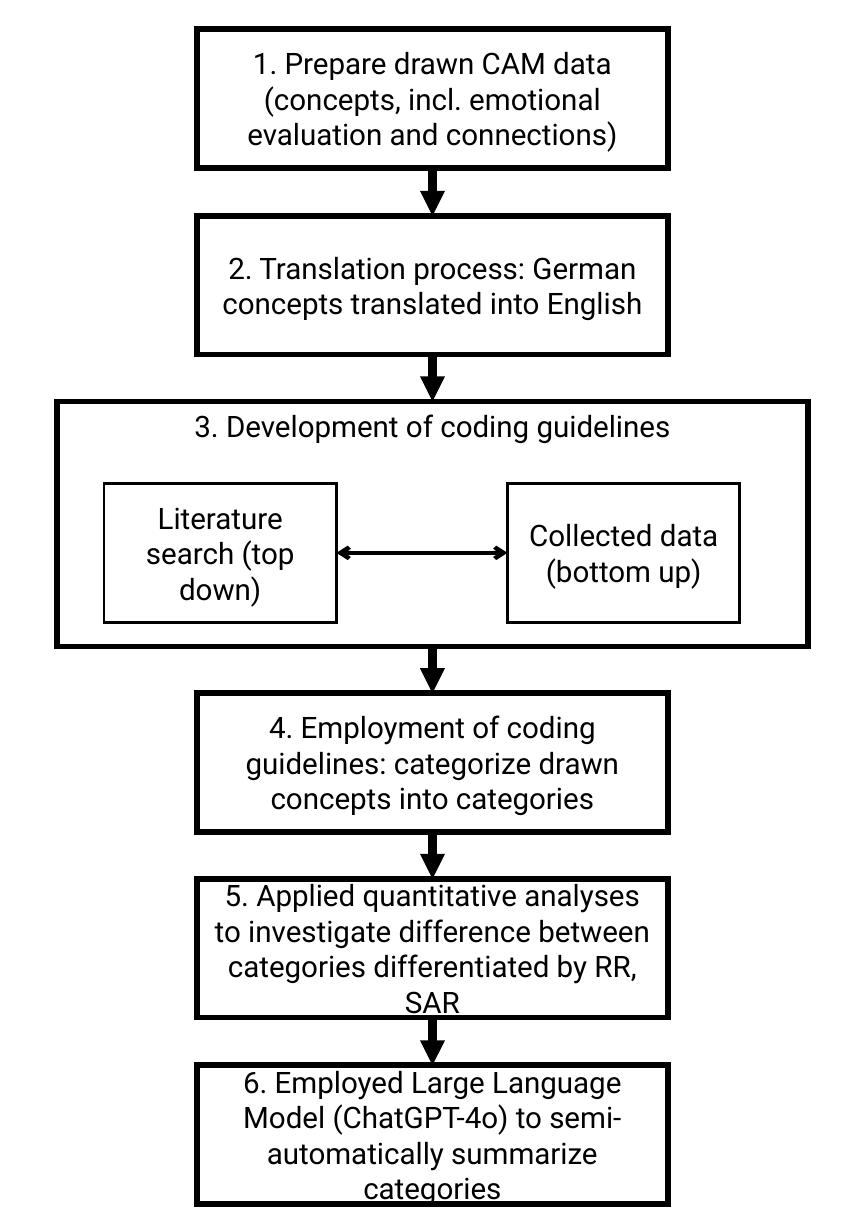
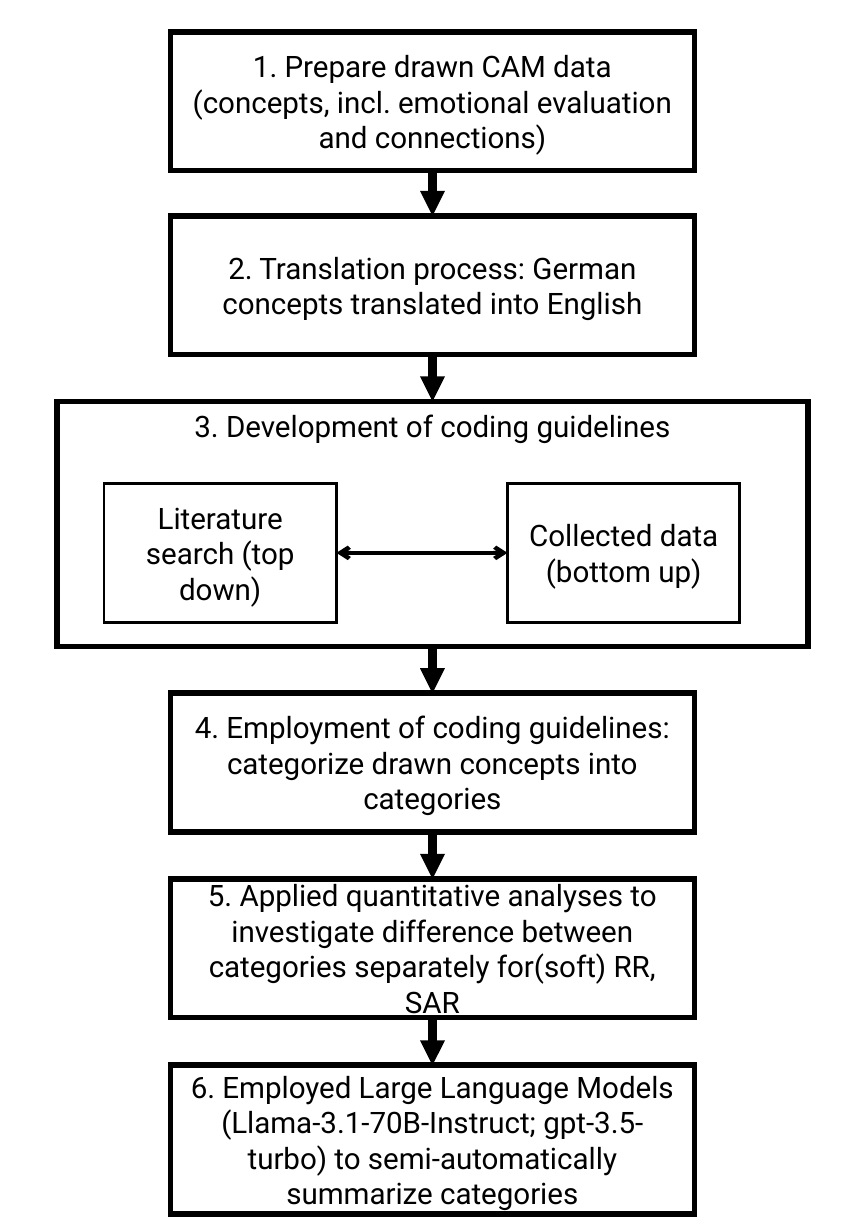
Before and after one commit to FennStatistics/Article_SoftRobotIntervention, a slide deck: slide 1 of Materials/figures manually created/Fig. Overview of data preparation process.pptx. Drawn at 865x1232 pixels with LibreOffice and Linux fonts; fonts in the diff are those of the drawing. Boxes give left, top, right and bottom in pixels: in the first picture for what was removed or moved away, otherwise in the second. Text is boxed around its words. In the diff, an @@ line names an element or a change of style, - is before the commit and + after.

```diff
--- a/Materials/figures manually created/Fig. Overview of data preparation process.pptx
+++ b/Materials/figures manually created/Fig. Overview of data preparation process.pptx
@@ rectangle "1. Prepare drawn CAM data ...": place and size @@
-rectangle "1. Prepare drawn CAM data ..." at [197,29,668,168]
+rectangle "1. Prepare drawn CAM data ..." at [170,32,695,170]
@@ rectangle "2. Translation process: German concepts ...": place and size @@
-rectangle "2. Translation process: German concepts ..." at [197,216,668,354]
+rectangle "2. Translation process: German concepts ..." at [170,216,695,354]
@@ rectangle "4. Employment of coding guidelines: ...": place and size @@
-rectangle "4. Employment of coding guidelines: ..." at [197,693,668,832]
+rectangle "4. Employment of coding guidelines: ..." at [170,693,695,832]
@@ rectangle "5. Applied quantitative analyses to ...": place and size @@
-rectangle "5. Applied quantitative analyses to ..." at [197,878,668,1017]
+rectangle "5. Applied quantitative analyses to ..." at [170,878,695,1017]
@@ text in rectangle at [208,879,656,1020]: text changed @@
-5. Applied quantitative analyses to investigate difference between categories differentiated by RR, SAR
+5. Applied quantitative analyses to investigate difference between categories separately for(soft) RR, SAR
@@ rectangle "6. Employed Large Language Models ...": place and size @@
-rectangle "6. Employed Large Language Models ..." at [197,1065,668,1203]
+rectangle "6. Employed Large Language Models ..." at [170,1065,695,1214]
@@ text in rectangle at [191,1075,673,1212]: text changed @@
-6. Employed Large Language Model (ChatGPT-4o) to semi-automatically summarize categories
+6. Employed Large Language Models (Llama-3.1-70B-Instruct; gpt-3.5-turbo) to semi-automatically summarize categories
```
Also in this commit, not shown: 37 other files.
